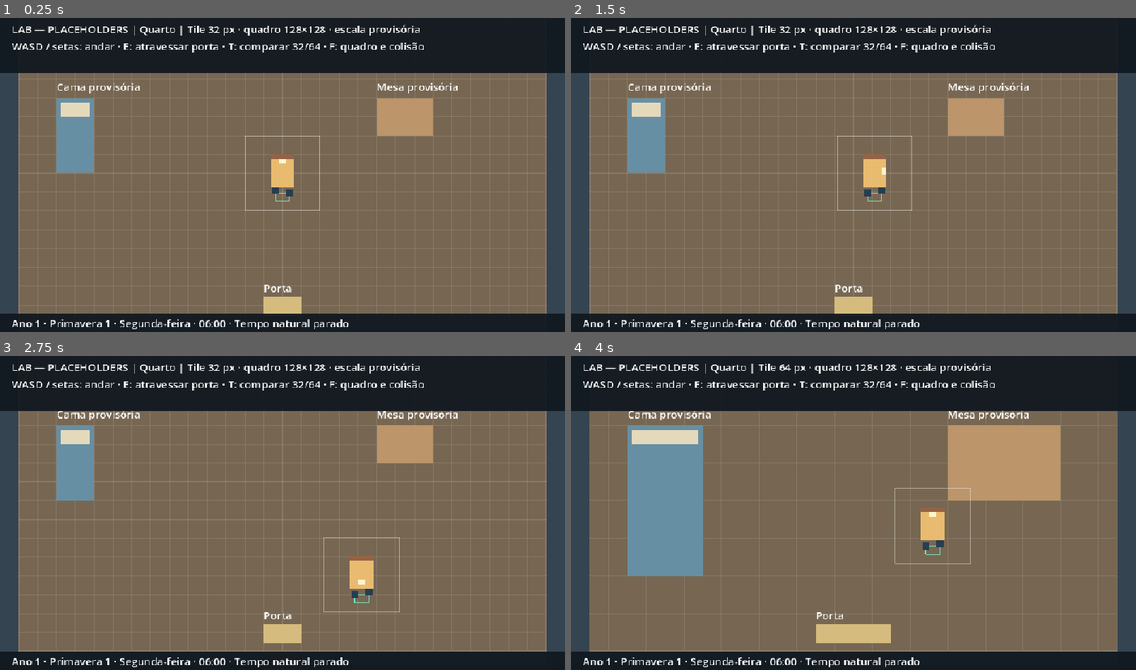
Above: before the commit, frames 1-4 (two rows, left to right).
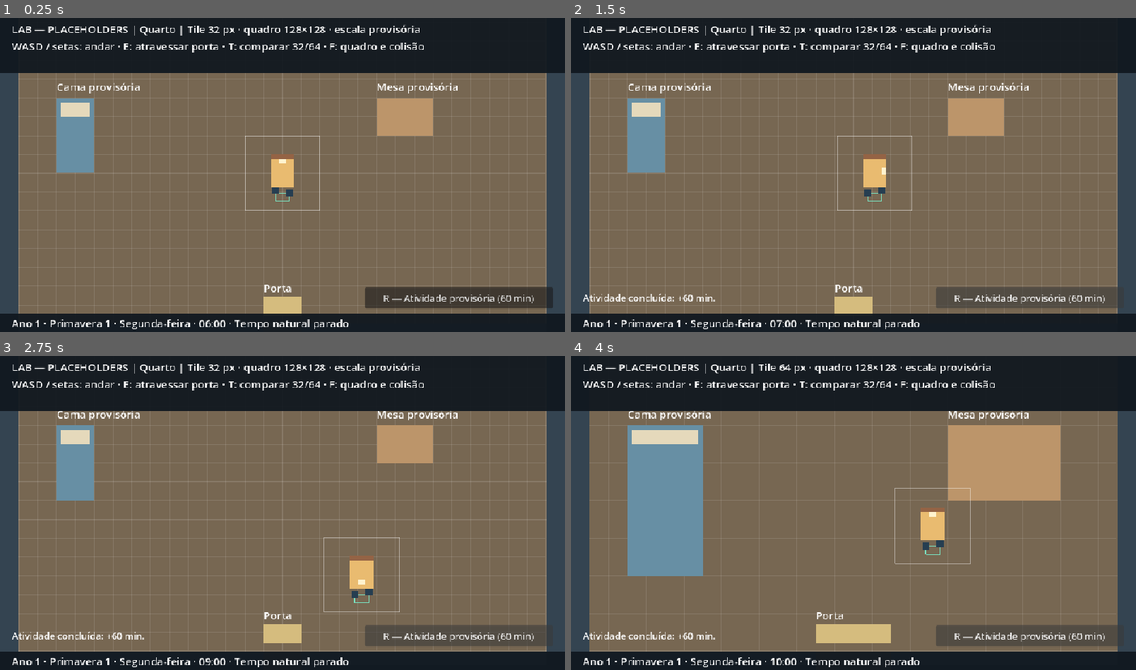
Above: after the commit, the same moments.

Repository: J-Tabosa/another-life
Game: Godot game, scene res://scenes/lab/scale_lab.tscn
The game is run twice, just before and just after one commit, with the same random seed, the same clock (stepped at 60 frames per second) and the same inputs.
Inputs (mouse positions are in pixels of both pictures, inside the frame that each line leads up to):
- Up to frame 1 (0.25 s): no input
- Up to frame 2 (1.5 s): click (1028, 297) at 0.5 s, where only the run after the commit has a clickable "R — Atividade provisória (60 …"; tap Enter at 1.25 s; hold D (move_right) from 1.28 s (still down); hold E (interact) from 1.28 s (still down)
- Up to frame 3 (2.75 s): tap R (test_activity, bound only after the commit) at 1.55, 2.1 s; release D (move_right) at 2.03 s; release E (interact) at 2.03 s; hold S (move_down) from 2.03 s (still down); tap E (interact) at 2.3 s
- Up to frame 4 (4 s): release S (move_down) at 2.78 s; hold D (move_right) 2.78-3.53 s; hold T (compare_scale) 2.78-3.53 s; tap R (test_activity, bound only after the commit) at 3.05 s; hold W (move_up) from 3.53 s (still down); tap E (interact) at 3.6 s

The runs differ from the first frame. In frame 1, 2.2% of the frame differs, in the area x 64-98%, y 85-93%; in frame 2, 2.4%; in frame 3, 2.4%; in frame 4, 2.4%, in the area x 2-97%, y 85-99%.

Commit message:
feat: P1-05 add explicit timed actions and laboratory activity

Diff:
--- /dev/null
+++ b/data/activities/lab_activity.tres
@@ -0,0 +1,8 @@
+[gd_resource type="Resource" script_class="TimedAction" load_steps=2 format=3]
+
+[ext_resource type="Script" path="res://scripts/activities/timed_action.gd" id="1"]
+
+[resource]
+script = ExtResource("1")
+label_key = &"LAB_ACTIVITY"
+duration_minutes = 60
--- a/localization/lab.csv
+++ b/localization/lab.csv
@@ -22,3 +22,6 @@
 WEEKDAY_FRI,Sexta-feira
 WEEKDAY_SAT,Sábado
 WEEKDAY_SUN,Domingo
+LAB_ACTIVITY,R — Atividade provisória (%d min)
+ACTIVITY_COMPLETED,Atividade concluída: +%d min.
+ACTIVITY_SLEEP_LIMIT,Não há tempo para concluir antes das 04h.
--- a/scenes/lab/scale_lab.tscn
+++ b/scenes/lab/scale_lab.tscn
@@ -42,3 +42,19 @@
 offset_bottom = 538.0
 mouse_filter = 2
 theme_override_font_sizes/font_size = 18
+
+[node name="ActivityButton" type="Button" parent="HUD"]
+offset_left = 620.0
+offset_top = 464.0
+offset_right = 940.0
+offset_bottom = 500.0
+focus_mode = 0
+theme_override_font_sizes/font_size = 16
+
+[node name="ActivityResult" type="Label" parent="HUD"]
+offset_left = 20.0
+offset_top = 470.0
+offset_right = 610.0
+offset_bottom = 500.0
+mouse_filter = 2
+theme_override_font_sizes/font_size = 16
--- /dev/null
+++ b/scripts/activities/timed_action.gd
@@ -0,0 +1,5 @@
+class_name TimedAction
+extends Resource
+
+@export var label_key: StringName
+@export_range(1, 1440, 1, "or_greater") var duration_minutes: int = 60
--- a/scripts/core/time_manager.gd
+++ b/scripts/core/time_manager.gd
@@ -9,6 +9,7 @@
 const SEASONS_PER_YEAR: int = 4
 const DAYS_PER_YEAR: int = DAYS_PER_SEASON * SEASONS_PER_YEAR
 const SECONDS_PER_GAME_MINUTE: float = 1.0
+const SLEEP_LIMIT_MINUTE: int = 4 * 60
 
 # [PROPOSAL] Year 1, spring 1, 06:00; weekday origin remains configurable.
 @export_range(0, 6) var weekday_offset: int = 0
@@ -18,20 +19,47 @@
 var running: bool = false
 var _world_minutes: int = 6 * 60
 var _fractional_seconds: float = 0.0
+var _advancing: bool = false
 
 
 func _process(delta: float) -> void:
-	if not running or delta <= 0.0:
+	if not running or _advancing or delta <= 0.0:
 		return
 	_fractional_seconds += delta
 	# Tolerance compensates floating-point sums such as sixty 1/60s frames.
 	var elapsed_minutes := int(floor((_fractional_seconds + 1e-9) / SECONDS_PER_GAME_MINUTE))
 	_fractional_seconds = maxf(0.0, _fractional_seconds - elapsed_minutes * SECONDS_PER_GAME_MINUTE)
-	for minute in range(elapsed_minutes):
+	_advance_clock(elapsed_minutes)
+
+
+func can_advance_minutes(duration_minutes: int) -> bool:
+	if _advancing or duration_minutes <= 0:
+		return false
+	var minute_of_day := _world_minutes % MINUTES_PER_DAY
+	if minute_of_day == SLEEP_LIMIT_MINUTE:
+		return false
+	var until_sleep := (SLEEP_LIMIT_MINUTE - minute_of_day + MINUTES_PER_DAY) % MINUTES_PER_DAY
+	# [PROPOSAL] Reject actions ending at or beyond 04:00 before starting.
+	# Forced sleep and its resolution belong to P1-07.
+	return duration_minutes < until_sleep
+
+
+func advance_minutes(duration_minutes: int) -> bool:
+	if not can_advance_minutes(duration_minutes):
+		return false
+	# Explicit actions are independent of natural ticking and its remainder.
+	_advance_clock(duration_minutes)
+	return true
+
+
+func _advance_clock(duration_minutes: int) -> void:
+	_advancing = true
+	for _minute in range(duration_minutes):
 		_world_minutes += 1
 		minute_changed.emit(_world_minutes)
 		if _world_minutes % MINUTES_PER_DAY == 0:
 			day_changed.emit(_world_minutes / MINUTES_PER_DAY)
+	_advancing = false
 
 
 func get_calendar() -> Dictionary:
--- a/scripts/lab/scale_lab.gd
+++ b/scripts/lab/scale_lab.gd
@@ -6,6 +6,7 @@
 }
 const SEASON_KEYS := ["SEASON_SPRING", "SEASON_SUMMER", "SEASON_AUTUMN", "SEASON_WINTER"]
 const WEEKDAY_KEYS := ["WEEKDAY_MON", "WEEKDAY_TUE", "WEEKDAY_WED", "WEEKDAY_THU", "WEEKDAY_FRI", "WEEKDAY_SAT", "WEEKDAY_SUN"]
+const TEST_ACTIVITY: TimedAction = preload("res://data/activities/lab_activity.tres")
 var area: Node2D
 var area_id: StringName = &"room"
 var tile_size: int = 32
@@ -17,6 +18,8 @@
 func _ready() -> void:
 	_setup_inputs()
 	time_manager.minute_changed.connect(_on_minute_changed)
+	$HUD/ActivityButton.text = tr(TEST_ACTIVITY.label_key) % TEST_ACTIVITY.duration_minutes
+	$HUD/ActivityButton.pressed.connect(_run_test_activity)
 	change_area(&"room", &"start")
 
 
@@ -25,6 +28,7 @@
 		"move_left": [KEY_A, KEY_LEFT], "move_right": [KEY_D, KEY_RIGHT],
 		"move_up": [KEY_W, KEY_UP], "move_down": [KEY_S, KEY_DOWN],
 		"interact": [KEY_E], "compare_scale": [KEY_T], "show_frame": [KEY_F],
+		"test_activity": [KEY_R],
 	}
 	for action: String in bindings:
 		if InputMap.has_action(action):
@@ -51,6 +55,15 @@
 	elif event.is_action_pressed("show_frame") and not event.is_echo():
 		player.show_frame = not player.show_frame
 		player.queue_redraw()
+	elif event.is_action_pressed("test_activity") and not event.is_echo():
+		_run_test_activity()
+
+
+func _run_test_activity() -> void:
+	if time_manager.advance_minutes(TEST_ACTIVITY.duration_minutes):
+		$HUD/ActivityResult.text = tr("ACTIVITY_COMPLETED") % TEST_ACTIVITY.duration_minutes
+	else:
+		$HUD/ActivityResult.text = tr("ACTIVITY_SLEEP_LIMIT")
 
 
 func request_transition(target: StringName, spawn: StringName) -> void:
--- /dev/null
+++ b/tests/timed_action_test.gd
@@ -0,0 +1,138 @@
+extends SceneTree
+
+const CLOCK := preload("res://scripts/core/time_manager.gd")
+const ACTIVITY: TimedAction = preload("res://data/activities/lab_activity.tres")
+var checks: int = 0
+var failures: int = 0
+
+
+func _initialize() -> void:
+	run.call_deferred()
+
+
+func check(condition: bool, description: String) -> void:
+	checks += 1
+	if condition:
+		print("PASS: " + description)
+	else:
+		failures += 1
+		push_error(description)
+
+
+func at_time(minutes_since_start: int) -> TimeManager:
+	var clock: TimeManager = CLOCK.new()
+	clock.running = true
+	clock._process(float(minutes_since_start))
+	clock.running = false
+	return clock
+
+
+func run() -> void:
+	check(ACTIVITY.duration_minutes == 60 and ACTIVITY.label_key == &"LAB_ACTIVITY", "activity duration and translated label come from reusable data")
+	var clock := at_time(0)
+	var minutes: Array[int] = []
+	clock.minute_changed.connect(func(value: int) -> void: minutes.append(value))
+	check(clock.advance_minutes(ACTIVITY.duration_minutes), "60-minute action is accepted indoors")
+	check(clock.world_minutes == 420 and clock.get_calendar().hour == 7, "indoor action advances exactly 60 minutes")
+	check(minutes == range(361, 421), "action emits all sixty intermediate minutes in order")
+	check(not clock.running, "action does not enable natural ticking indoors")
+	clock._process(60.0)
+	check(clock.world_minutes == 420, "natural time stays frozen after the action")
+	check(not clock.advance_minutes(0) and not clock.advance_minutes(-1), "non-positive durations are rejected")
+	check(clock.world_minutes == 420 and minutes.size() == 60, "rejected durations have no effects")
+	clock.free()
+	clock = at_time(0)
+	clock.running = true
+	clock._process(0.75)
+	check(clock.advance_minutes(60) and clock.world_minutes == 420, "outdoor action advances exactly sixty minutes with a pending fraction")
+	check(clock.running, "outdoor action preserves natural ticking")
+	clock._process(0.249)
+	check(clock.world_minutes == 420, "explicit action does not consume fractional outdoor progress")
+	clock._process(0.001)
+	check(clock.world_minutes == 421, "remaining fraction completes a natural minute after the action")
+	clock.free()
+	clock = at_time(17 * 60 + 30)
+	var ordered: Array[String] = []
+	clock.minute_changed.connect(func(value: int) -> void: ordered.append("minute:%d" % value))
+	clock.day_changed.connect(func(value: int) -> void: ordered.append("day:%d" % value))
+	var observed: Array[int] = []
+	clock.minute_changed.connect(func(value: int) -> void:
+		if value in [1435, 1445]:
+			observed.append(clock.world_minutes)
+	)
+	check(clock.advance_minutes(60), "action may cross midnight without ending the day")
+	check(clock.get_calendar().day == 2 and clock.get_calendar().hour == 0 and clock.get_calendar().minute == 30, "23:30 plus sixty minutes is next day 00:30")
+	var expected: Array[String] = []
+	for value in range(1411, 1471):
+		expected.append("minute:%d" % value)
+		if value == 1440:
+			expected.append("day:1")
+	check(ordered == expected, "minute and midnight callbacks run chronologically")
+	check(observed == [1435, 1445], "listeners observe intermediate times rather than the final state")
+	clock.free()
+	clock = at_time(120 * 1440 - 360 - 30)
+	check(clock.advance_minutes(60), "action may cross winter/year boundary before the sleep limit")
+	check(clock.get_calendar().year == 2 and clock.get_calendar().season_index == 0 and clock.get_calendar().day == 1 and clock.get_calendar().hour == 0 and clock.get_calendar().minute == 30, "action updates year/season/date correctly")
+	clock.free()
+	clock = at_time(21 * 60 + 30)
+	var rejected_events: Array[int] = []
+	clock.minute_changed.connect(func(value: int) -> void: rejected_events.append(value))
+	check(not clock.can_advance_minutes(60) and not clock.advance_minutes(60), "03:30 action crossing 04:00 is refused before starting")
+	check(clock.get_calendar().hour == 3 and clock.get_calendar().minute == 30 and rejected_events.is_empty(), "sleep-limit rejection is atomic")
+	check(clock.advance_minutes(29), "action may finish at 03:59")
+	check(not clock.advance_minutes(1) and clock.get_calendar().minute == 59, "action ending exactly at 04:00 is refused provisionally")
+	clock.running = true
+	clock._process(1.0)
+	check(not clock.advance_minutes(1), "actions are refused at 04:00 pending the sleep system")
+	clock.free()
+	clock = at_time(0)
+	check(not clock.advance_minutes(1440), "multi-day action cannot skip the next 04:00")
+	check(clock.advance_minutes(22 * 60 - 1) and clock.get_calendar().hour == 3 and clock.get_calendar().minute == 59, "long action can end before the next sleep boundary")
+	clock.free()
+	clock = at_time(0)
+	var nested_results: Array[bool] = []
+	clock.minute_changed.connect(func(_value: int) -> void:
+		nested_results.append(clock.advance_minutes(1))
+		clock.running = true
+		clock._process(1.0)
+	)
+	check(clock.advance_minutes(1) and clock.world_minutes == 361 and nested_results == [false], "callbacks cannot recursively advance time during an action")
+	check(clock.advance_minutes(1) and clock.world_minutes == 362, "advancement guard is released after the action")
+	clock._process(1.0)
+	check(clock.world_minutes == 363 and nested_results == [false, false, false], "natural ticks also protect chronological callbacks")
+	clock.free()
+	# Exercise the real laboratory input and button, including repeat rejection.
+	var lab: Node2D = load("res://scenes/lab/scale_lab.tscn").instantiate()
+	root.add_child(lab)
+	clock = lab.time_manager
+	clock.set_process(false)
+	var event := InputEventKey.new()
+	event.physical_keycode = KEY_R
+	event.pressed = true
+	check(event.is_action_pressed("test_activity"), "R is mapped to the test activity")
+	lab._unhandled_input(event)
+	check(clock.world_minutes == 420 and "07:00" in lab.get_node("HUD/Clock").text, "R performs an indoor activity and updates the HUD")
+	check("+60 min" in lab.get_node("HUD/ActivityResult").text, "activity feedback is translated")
+	event.echo = true
+	lab._unhandled_input(event)
+	check(clock.world_minutes == 420, "held R does not repeat the activity")
+	lab.get_node("HUD/ActivityButton").pressed.emit()
+	check(clock.world_minutes == 480, "activity button executes the same duration")
+	clock.running = true
+	clock._process(19 * 60 + 30)
+	clock.running = false
+	lab.get_node("HUD/ActivityButton").pressed.emit()
+	check(clock.world_minutes == 1650 and "04h" in lab.get_node("HUD/ActivityResult").text, "laboratory reports a blocked action without advancing at 03:30")
+	if "--capture" in OS.get_cmdline_user_args():
+		# Fresh scene for a readable 06:00 -> 07:00 example.
+		lab.queue_free()
+		await process_frame
+		lab = load("res://scenes/lab/scale_lab.tscn").instantiate()
+		root.add_child(lab)
+		lab.get_node("HUD/ActivityButton").pressed.emit()
+		for frame in range(4):
+			await process_frame
+		await RenderingServer.frame_post_draw
+		check(root.get_texture().get_image().save_png("res://docs/screenshots/timed_action.png") == OK, "rendered activity capture")
+	print("RESULT: %d checks, %d failures" % [checks, failures])
+	quit(1 if failures else 0)
Binary file added: docs/screenshots/timed_action.png
Binary file changed: localization/lab.pt_BR.translation
Not shown, added: scripts/activities/timed_action.gd.uid
Not shown, added: tests/timed_action_test.gd.uid
Not shown, changed: README.md
Not shown, changed: docs/decisions.md
